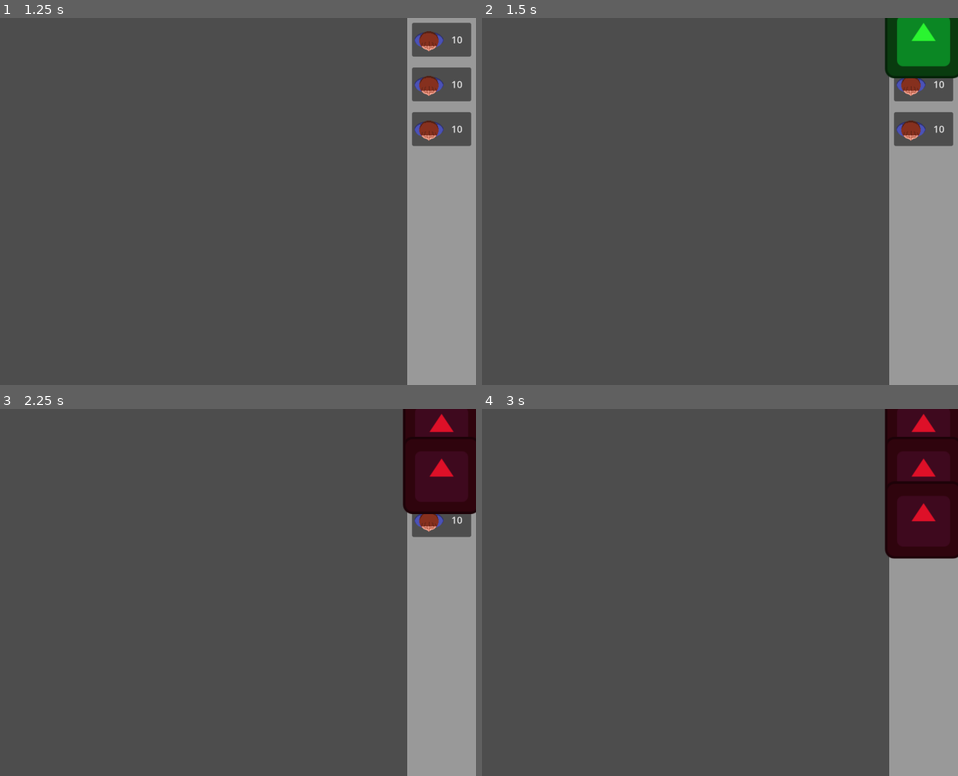
Above: before the commit, frames 1-4 (two rows, left to right).
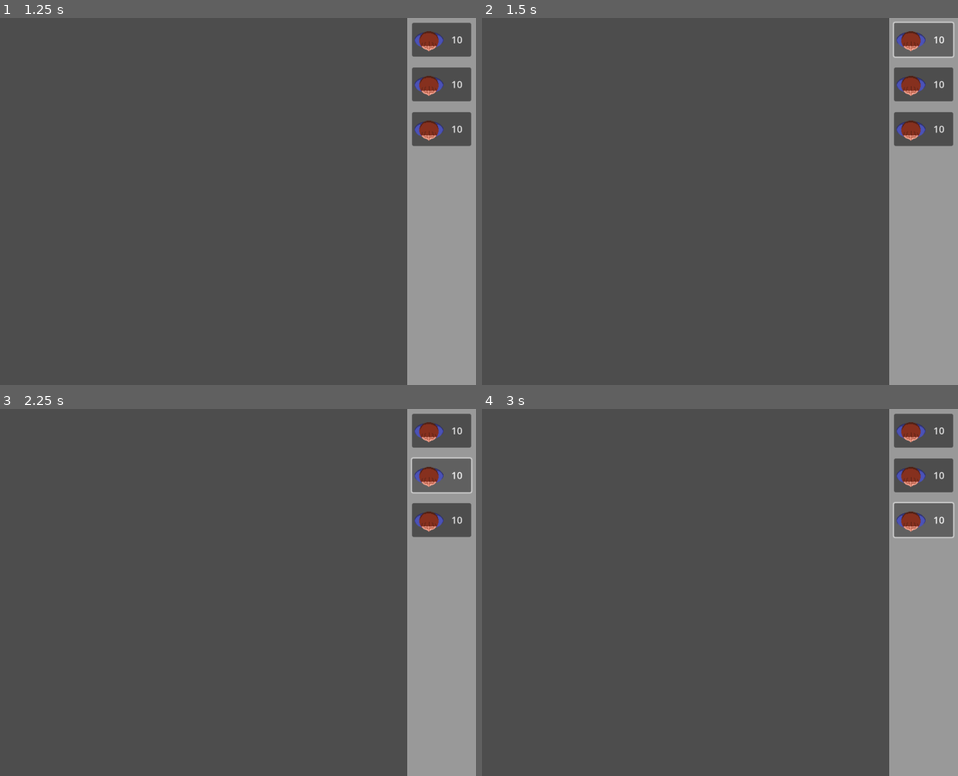
Above: after the commit, the same moments.

Repository: benxutech/bubble-tower-defense
Game: Godot game, scene res://Scenes/Menu/menu.tscn
Same seed, same stepped clock (60 frames per second), same inputs: the game is played once before the commit and once after it. The engine's default icon, where the game draws it, is replaced by a stand-in: a white triangle on a blue panel in a dark square.
Inputs:
- Up to frame 1 (1.25 s): click "Play" at 0.5 s
- Up to frame 2 (1.5 s): click "10" at 1.25 s
- Up to frame 3 (2.25 s): click "10" at 2 s
- Up to frame 4 (3 s): click "10" at 2.75 s

Frame 1 is identical in both runs. In frame 2, 2.5% of the frame differs, in the area x 84-100%, y 0-17%; in frame 3, 4.4%; in frame 4, 6.3%, in the area x 84-100%, y 0-41%.

Commit message:
feat: add click to pop bubble

Diff:
--- a/Scenes/Bubbles/base_bubble.gd
+++ b/Scenes/Bubbles/base_bubble.gd
@@ -29,14 +29,18 @@
 
 # Destroys the bubble
 func pop() -> void:
-	speed = 0
-	is_destroyed = true
-	$BubbleSprite.play("pop")
+	if not is_destroyed:
+		speed = 0
+		is_destroyed = true
+		$BubbleSprite.play("pop")
 
 func _on_animated_sprite_2d_animation_finished():
 	if is_destroyed:
 		queue_free()
 
 
-func _on_area_2d_input_event(viewport, event, shape_idx):
-	pop()
+func _on_area_2d_input_event(viewport: Node, event: InputEvent, shape_idx: int) -> void:
+	## TODO: Left and Right click works...
+	if event is InputEventMouseButton && event.is_pressed():
+		print(event)
+		pop()
--- a/Scenes/Maps/base_map_1.gd
+++ b/Scenes/Maps/base_map_1.gd
@@ -9,7 +9,8 @@
 	GlobalSignal.change_spawner_status.emit(true)
 
 func _input(event: InputEvent) -> void:
-	if event is InputEventMouseButton:
+	# TODO: remove false
+	if false && event is InputEventMouseButton:
 		if event.is_pressed():
 			place_tower(event.position)
 
Not shown: 1 places in Scenes/Bubbles/BaseBubble.tscn that only renumber resources
